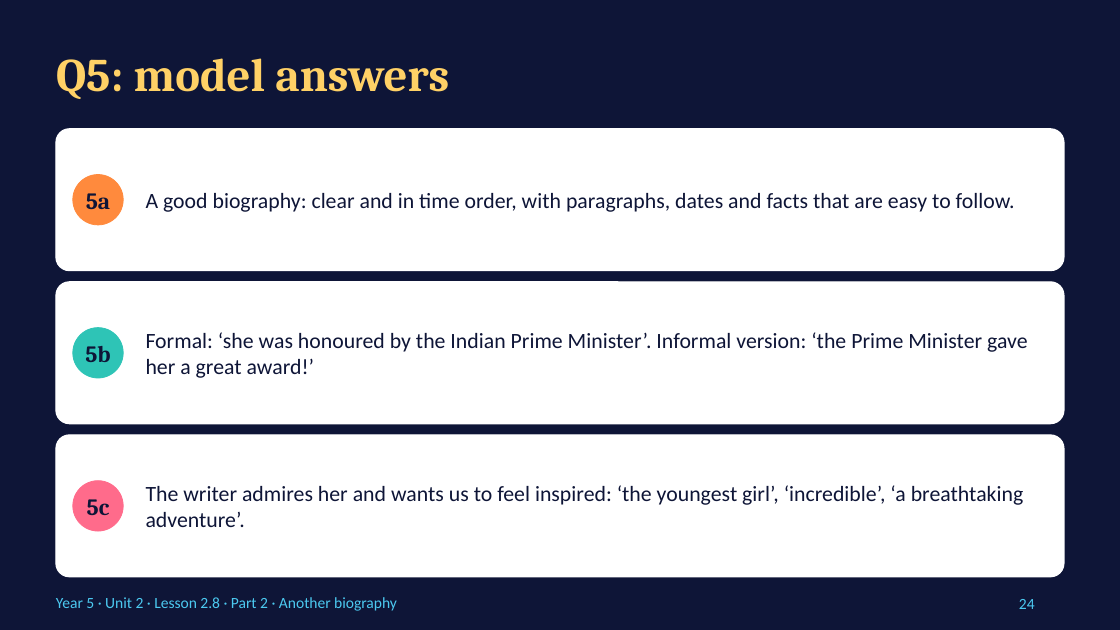
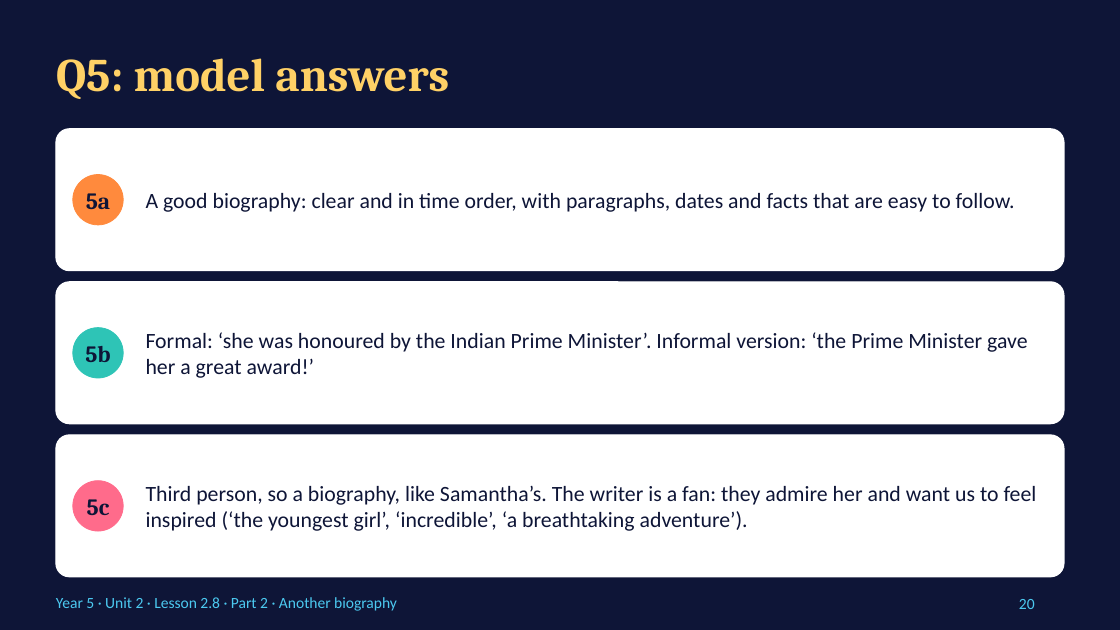
Before and after one commit to cobraarsgb6-hub/primary-exam-system, a slide deck: slide 20 of resources/coligo/Ali/English 105/Unit2_Lesson2.8_Part2_Another_Biography.pptx (slide 24 before the commit). Drawn at 1120x630 pixels with LibreOffice and Linux fonts; fonts in the diff are those of the drawing. Boxes give left, top, right and bottom in pixels: in the first picture for what was removed or moved away, otherwise in the second. Text is boxed around its words. In the diff, an @@ line names an element or a change of style, - is before the commit and + after.

```diff
--- a/resources/coligo/Ali/English 105/Unit2_Lesson2.8_Part2_Another_Biography.pptx
+++ b/resources/coligo/Ali/English 105/Unit2_Lesson2.8_Part2_Another_Biography.pptx
@@ text at [146, 486, 1037, 531]: text changed @@
-The writer admires her and wants us to feel inspired: ‘the youngest girl’, ‘incredible’, ‘a breathtaking adventure’.
+Third person, so a biography, like Samantha’s. The writer is a fan: they admire her and want us to feel inspired (‘the youngest girl’, ‘incredible’, ‘a breathtaking adventure’).
@@ page number at [1019, 599, 1035, 609]: text changed @@
-24
+20
```
Also in this commit, not shown: 5 other slides changed, 2 slides added, 7 slides removed, 7 other files.
